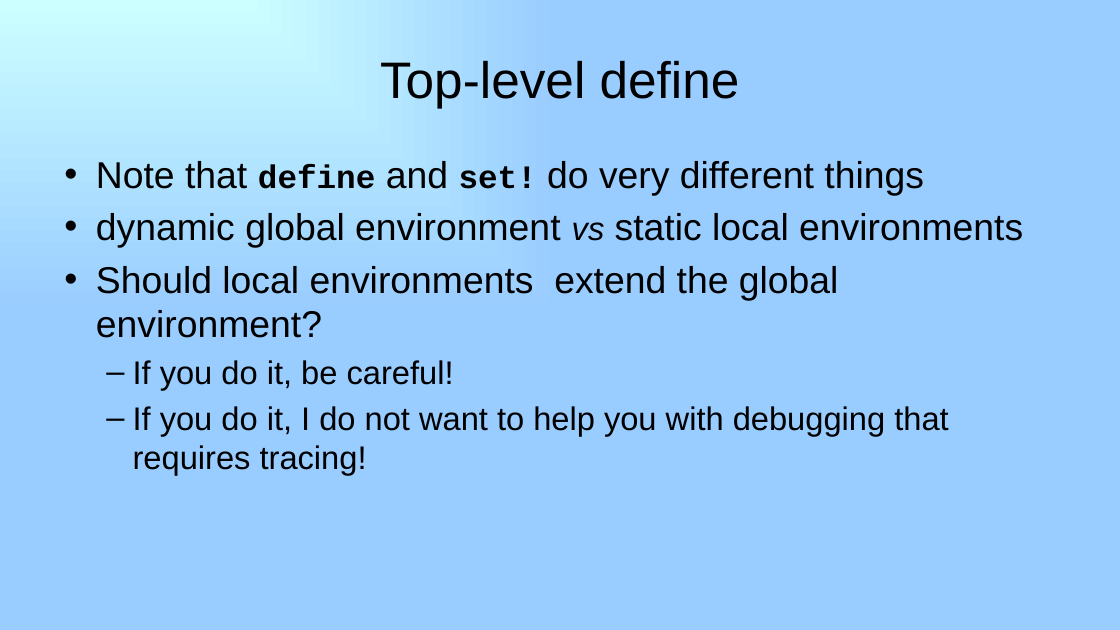
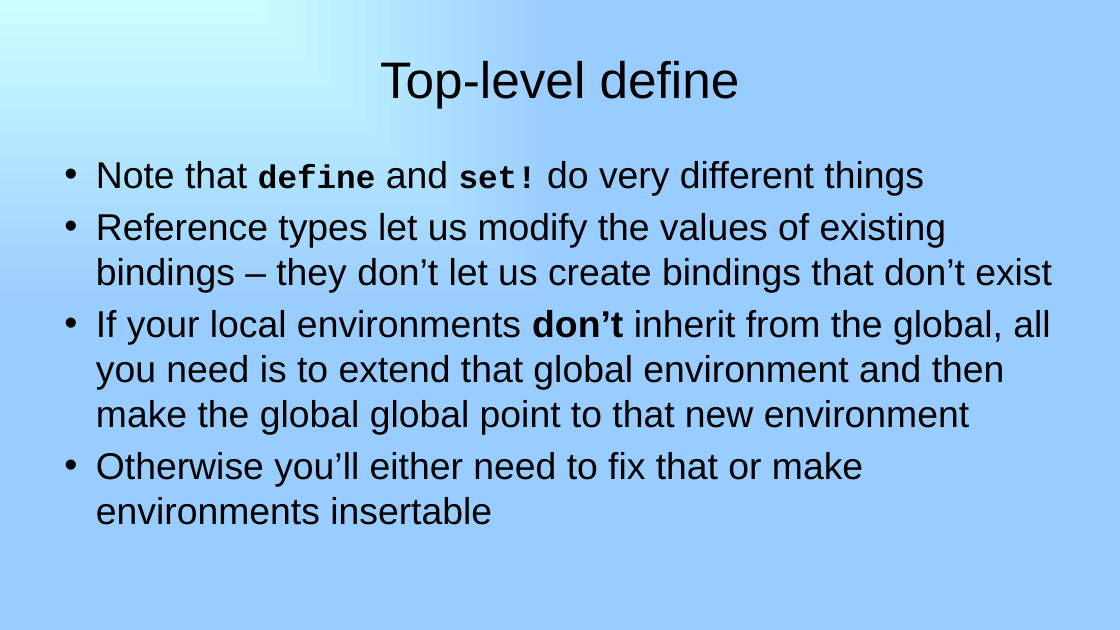
Before and after one commit to RHIT-CSSE/csse304, a slide deck: slide 9 of ClassMaterials/CPSFinal/26-CPSWrapup_set-bang.pptx (slide 16 before the commit). Drawn at 1120x630 pixels with LibreOffice and Linux fonts; fonts in the diff are those of the drawing. Boxes give left, top, right and bottom in pixels: in the first picture for what was removed or moved away, otherwise in the second. Text is boxed around its words. In the diff, an @@ line names an element or a change of style, - is before the commit and + after.

```diff
--- a/ClassMaterials/CPSFinal/26-CPSWrapup_set-bang.pptx
+++ b/ClassMaterials/CPSFinal/26-CPSWrapup_set-bang.pptx
@@ text at box(96, 213, 1052, 525): text changed @@
-• dynamic global environment vs static local environments
-• Should local environments extend the global environment?
-  – If you do it, be careful!
-  – If you do it, I do not want to help you with debugging that requires tracing!
+• Reference types let us modify the values of existing bindings – they don’t let us create bindings that don’t exist
+• If your local environments don’t inherit from the global, all you need is to extend that global environment and then make the global global point to that new environment
+• Otherwise you’ll either need to fix that or make environments insertable
```
Also in this commit, not shown: 1 other slide changed, 3 slides added, 32 slides removed, 2 other files.
